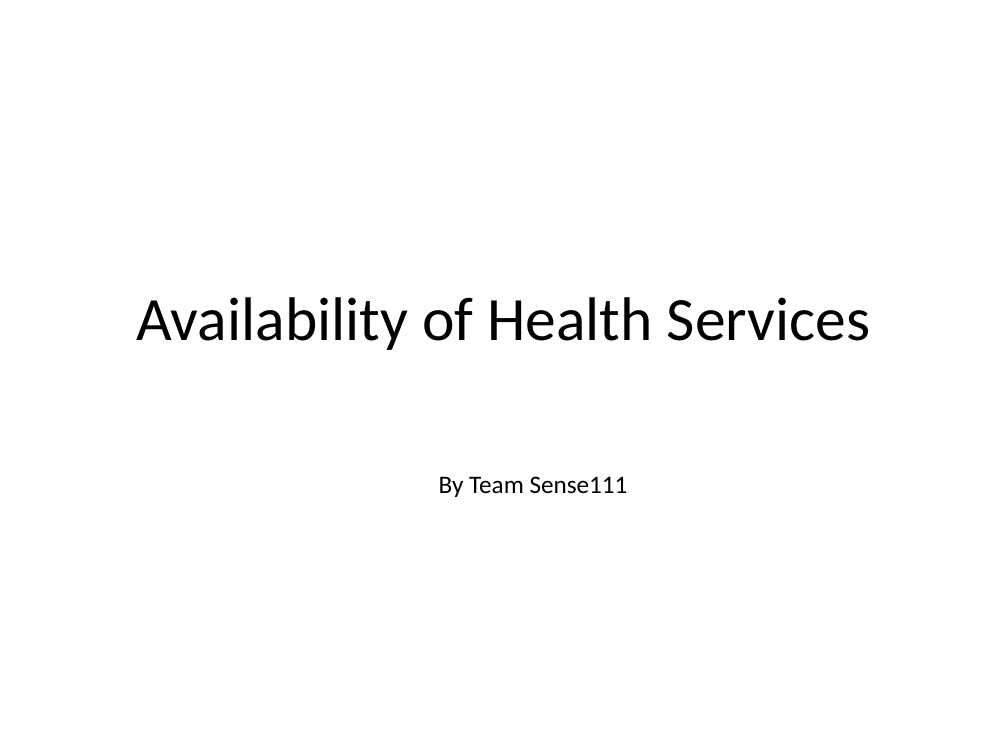
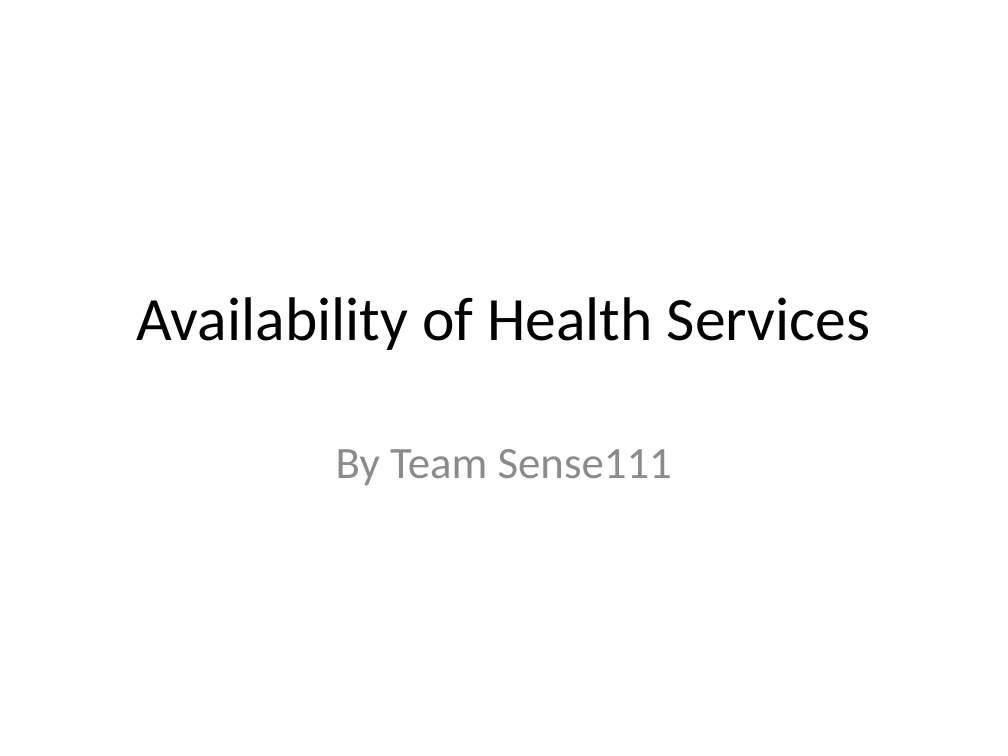
Before and after one commit to saravananselvamani/heathavailability, a slide deck: slide 1 of public/hackathon.pptx. Drawn at 1008x756 pixels with LibreOffice and Linux fonts; fonts in the diff are those of the drawing. Boxes give left, top, right and bottom in pixels: in the first picture for what was removed or moved away, otherwise in the second. Text is boxed around its words. In the diff, an @@ line names an element or a change of style, - is before the commit and + after.

```diff
--- a/public/hackathon.pptx
+++ b/public/hackathon.pptx
@@ subtitle "By Team Sense111" moved from (x1=439, y1=476, x2=628, y2=497) to (x1=336, y1=449, x2=672, y2=485) @@
@@ subtitle "By Team Sense111" at (x1=336, y1=449, x2=672, y2=485): size 18 to 32 pt, text colour #000000 to #8C8C8C; alignment left to centre; more space between paragraphs @@
```
Also in this commit, not shown: 3 other slides changed, 4 slides added, 3 slides removed.
